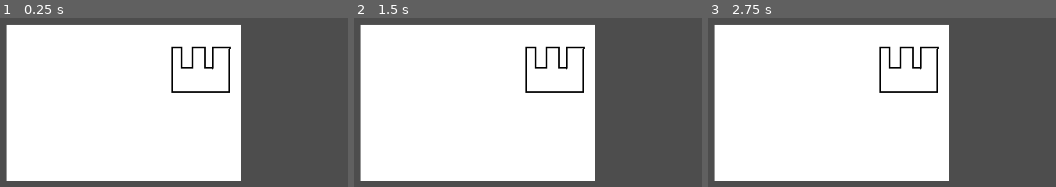
Above: before the commit, frames 1-3 (left to right).
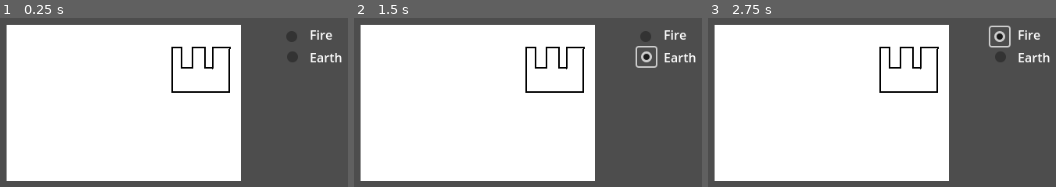
Above: after the commit, the same moments.

Repository: zac112/utu_gamejam25
Game: Godot game, scene res://TestScene.tscn
The game is run twice, just before and just after one commit, with the same random seed, the same clock (stepped at 60 frames per second) and the same inputs.
Inputs (mouse positions are in pixels of both pictures, inside the frame that each line leads up to):
- Up to frame 1 (0.25 s): no input
- Up to frame 2 (1.5 s): click (646, 36) at 0.52 s; click (646, 56) at 1.27 s
- Up to frame 3 (2.75 s): click (1000, 36) at 2.02 s

The runs differ from the first frame. In frame 1, 0.8% of the frame differs, in the area x 82-99%, y 7-27%; in frame 2, 1.1%, in the area x 80-99%, y 7-30%; in frame 3, 1.1%.

Commit message:
Ui first idea

Diff:
--- a/TestScene.tscn
+++ b/TestScene.tscn
@@ -1,7 +1,9 @@
-[gd_scene load_steps=3 format=3 uid="uid://dudckr3yrl10b"]
+[gd_scene load_steps=5 format=3 uid="uid://dudckr3yrl10b"]
 
 [ext_resource type="Texture2D" uid="uid://g1y70b81tueq" path="res://assets/blank.png" id="1_cguwc"]
 [ext_resource type="Texture2D" uid="uid://bio84xlk35btk" path="res://assets/city.png" id="2_wicfy"]
+[ext_resource type="Script" uid="uid://bb0y37wiqmr2h" path="res://assets/scripts/element_buttons_controller.gd" id="4_go42g"]
+[ext_resource type="ButtonGroup" uid="uid://b2ah0s3vpcwo8" path="res://new_button_group.tres" id="4_sreuk"]
 
 [node name="Node2D" type="Node2D"]
 
@@ -30,3 +32,38 @@
 [node name="Blank5" type="Sprite2D" parent="."]
 position = Vector2(-100, -55)
 texture = ExtResource("1_cguwc")
+
+[node name="ElementButtons" type="Node2D" parent="." node_paths=PackedStringArray("checkboxes")]
+script = ExtResource("4_go42g")
+checkboxes = [NodePath("CheckBox"), NodePath("CheckBox2")]
+
+[node name="CheckBox" type="CheckBox" parent="ElementButtons"]
+offset_left = 3.0
+offset_top = -202.0
+offset_right = 27.0
+offset_bottom = -178.0
+button_group = ExtResource("4_sreuk")
+
+[node name="CheckBox2" type="CheckBox" parent="ElementButtons"]
+offset_left = 4.0
+offset_top = -176.0
+offset_right = 28.0
+offset_bottom = -152.0
+button_group = ExtResource("4_sreuk")
+
+[node name="Label" type="Label" parent="ElementButtons"]
+offset_left = 38.0
+offset_top = -204.0
+offset_right = 78.0
+offset_bottom = -181.0
+text = "Fire"
+
+[node name="Label2" type="Label" parent="ElementButtons"]
+offset_left = 38.0
+offset_top = -175.0
+offset_right = 80.0
+offset_bottom = -152.0
+text = "Earth"
+
+[connection signal="pressed" from="ElementButtons/CheckBox" to="ElementButtons" method="_on_check_box_pressed" binds= [0]]
+[connection signal="pressed" from="ElementButtons/CheckBox2" to="ElementButtons" method="_on_check_box_pressed" binds= [1]]
--- /dev/null
+++ b/assets/scripts/element_buttons_controller.gd
@@ -0,0 +1,8 @@
+extends Node2D
+
+@export var checkboxes : Array[CheckBox]
+@export var selectedElement : int
+
+func _on_check_box_pressed(element: int) -> void:
+	selectedElement = element
+	print(element)
--- /dev/null
+++ b/assets/scripts/elements.gd
@@ -0,0 +1,5 @@
+extends Node
+
+enum Elements {Fire, Earth}
+const Fire = 0
+const Earth = 1
--- /dev/null
+++ b/new_button_group.tres
@@ -0,0 +1,3 @@
+[gd_resource type="ButtonGroup" format=3 uid="uid://b2ah0s3vpcwo8"]
+
+[resource]
--- a/project.godot
+++ b/project.godot
@@ -15,6 +15,10 @@
 config/features=PackedStringArray("4.4", "GL Compatibility")
 config/icon="res://icon.svg"
 
+[autoload]
+
+Elements="*res://assets/scripts/elements.gd"
+
 [display]
 
 window/size/viewport_width=1024
Not shown, added: assets/scripts/element_buttons_controller.gd.uid
Not shown, added: assets/scripts/elements.gd.uid
